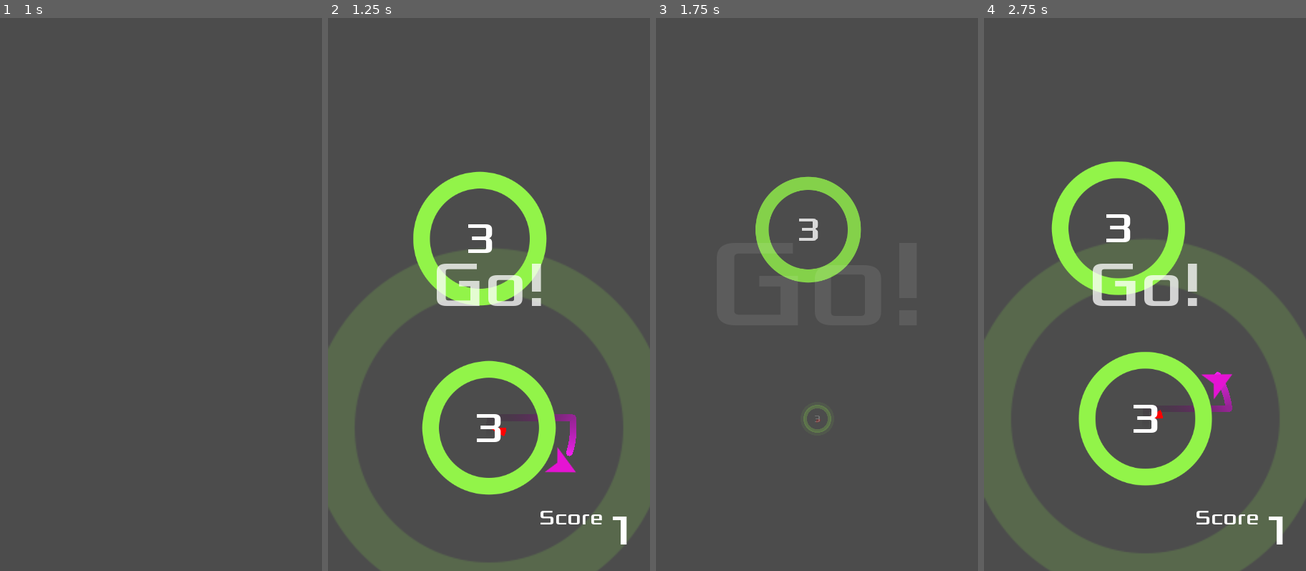
Above: before the commit, frames 1-4 (left to right).
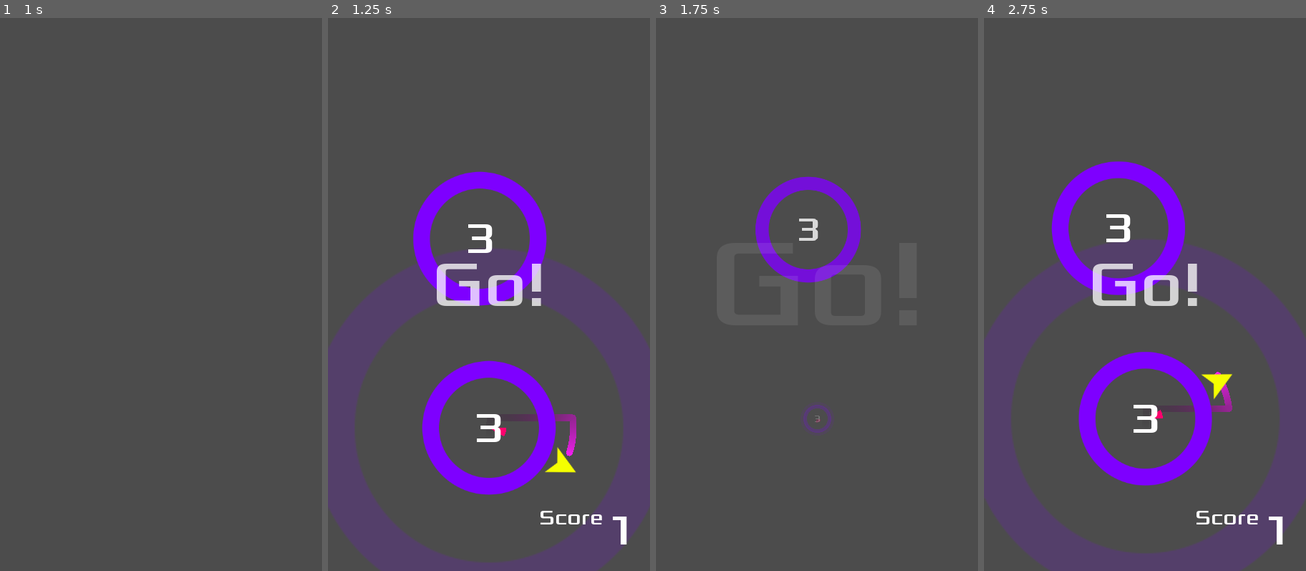
Above: after the commit, the same moments.

Repository: jagc/circleJump
Game: Godot game, scene res://objects/main.tscn
Two runs of this game, one before a commit and one after it. Both use one fixed random seed, a clock stepped at 60 frames per second and the inputs below.
Inputs (mouse positions are in pixels of both pictures, inside the frame that each line leads up to):
- Up to frame 1 (1 s): click (109, 194) at 0.5 s
- Up to frame 2 (1.25 s): no input
- Up to frame 3 (1.75 s): move the mouse to (887, 255) at 1.27 s; click (887, 255) at 1.42 s
- Up to frame 4 (2.75 s): click (1180, 194) at 2 s

Frame 1 is identical in both runs. In frame 2, 25% of the frame differs, in the area x 0-100%, y 27-100%; in frame 3, 2.4%; in frame 4, 26%, in the area x 0-100%, y 25-100%.

Commit message:
created theming in the game.
- color scheme of in game items are now changeable.

Diff:
--- a/objects/circle.tscn
+++ b/objects/circle.tscn
@@ -104,7 +104,6 @@
 shape = SubResource( 2 )
 
 [node name="pivot" type="Node2D" parent="."]
-editor/display_folded = true
 
 [node name="orbitPosition" type="Position2D" parent="pivot"]
 
--- a/scripts/circle.gd
+++ b/scripts/circle.gd
@@ -21,6 +21,8 @@
 	setMode(_mode)
 	position = _position
 	radius = _radius
+	$Sprite.material = $Sprite.material.duplicate()
+	$SpriteEffect.material = $Sprite.material
 	$CollisionShape2D.shape = $CollisionShape2D.shape.duplicate()
 	$CollisionShape2D.shape.radius = radius
 	var imgSize = $Sprite.texture.get_size().x / 2
@@ -37,13 +39,17 @@
 
 func setMode(_mode):
 	mode = _mode
+	var color
 	match mode:
 		MODES.STATIC:
 			$Label.hide()
+			color = settings.theme["circle_static"]
 		MODES.LIMITED:
 			currentOrbits = numOrbits
 			$Label.text = str(currentOrbits)
 			$Label.show()
+			color = settings.theme["circle_limited"]
+	$Sprite.material.set_shader_param("color", color)
 
 func _process(delta):
 	$pivot.rotation += rotationSpeed * delta
@@ -78,7 +84,7 @@
 	if jumper:
 		var r = ((radius - 50) / numOrbits) * (1 + numOrbits - currentOrbits)
 		draw_circle_arc_poly(Vector2.ZERO, r + 10, orbitStart + PI/2,
-							$pivot.rotation + PI/2, Color(1, 0, 0))
+							$pivot.rotation + PI/2, settings.theme["circle_fill"])
 func draw_circle_arc_poly(center, radius, angle_from, angle_to, color):
     var nb_points = 32
     var points_arc = PoolVector2Array()
--- a/scripts/jumper.gd
+++ b/scripts/jumper.gd
@@ -12,6 +12,9 @@
 var is_rotatingClockwise = 1
 var isJumping = false
 
+func _ready():
+	$Sprite.material.set_shader_param("color", settings.theme["player_body"])
+	trail.default_color = settings.theme["player_trail"]
 func _unhandled_input(event):
 	if target and event is InputEventScreenTouch and event.pressed:
 		jump()
@@ -64,7 +67,3 @@
 	if !target:
 		emit_signal("died")
 		die()
-#	call_deferred("_reloadMainScene")
-#
-#func _reloadMainScene():
-#	return get_tree().reload_current_scene()
--- a/scripts/settings.gd
+++ b/scripts/settings.gd
@@ -4,3 +4,32 @@
 var enableMusic = true
 
 var circlesPerLevel = 5
+
+var color_schemes = {
+    "NEON1": {
+        'background': Color8(0, 0, 0),
+        'player_body': Color8(203, 255, 0),
+        'player_trail': Color8(204, 0, 255),
+        'circle_fill': Color8(255, 0, 110),
+        'circle_static': Color8(0, 255, 102),
+        'circle_limited': Color8(204, 0, 255)
+    },
+    "NEON2": {
+        'background': Color8(0, 0, 0),
+        'player_body': Color8(246, 255, 0),
+        'player_trail': Color8(255, 255, 255),
+        'circle_fill': Color8(255, 0, 110),
+        'circle_static': Color8(151, 255, 48),
+        'circle_limited': Color8(127, 0, 255)
+    },
+    "NEON3": {
+        'background': Color8(0, 0, 0),
+        'player_body': Color8(255, 0, 187),
+        'player_trail': Color8(255, 148, 0),
+        'circle_fill': Color8(255, 148, 0),
+        'circle_static': Color8(170, 255, 0),
+        'circle_limited': Color8(204, 0, 255)
+    }
+}
+
+var theme = color_schemes["NEON2"]
